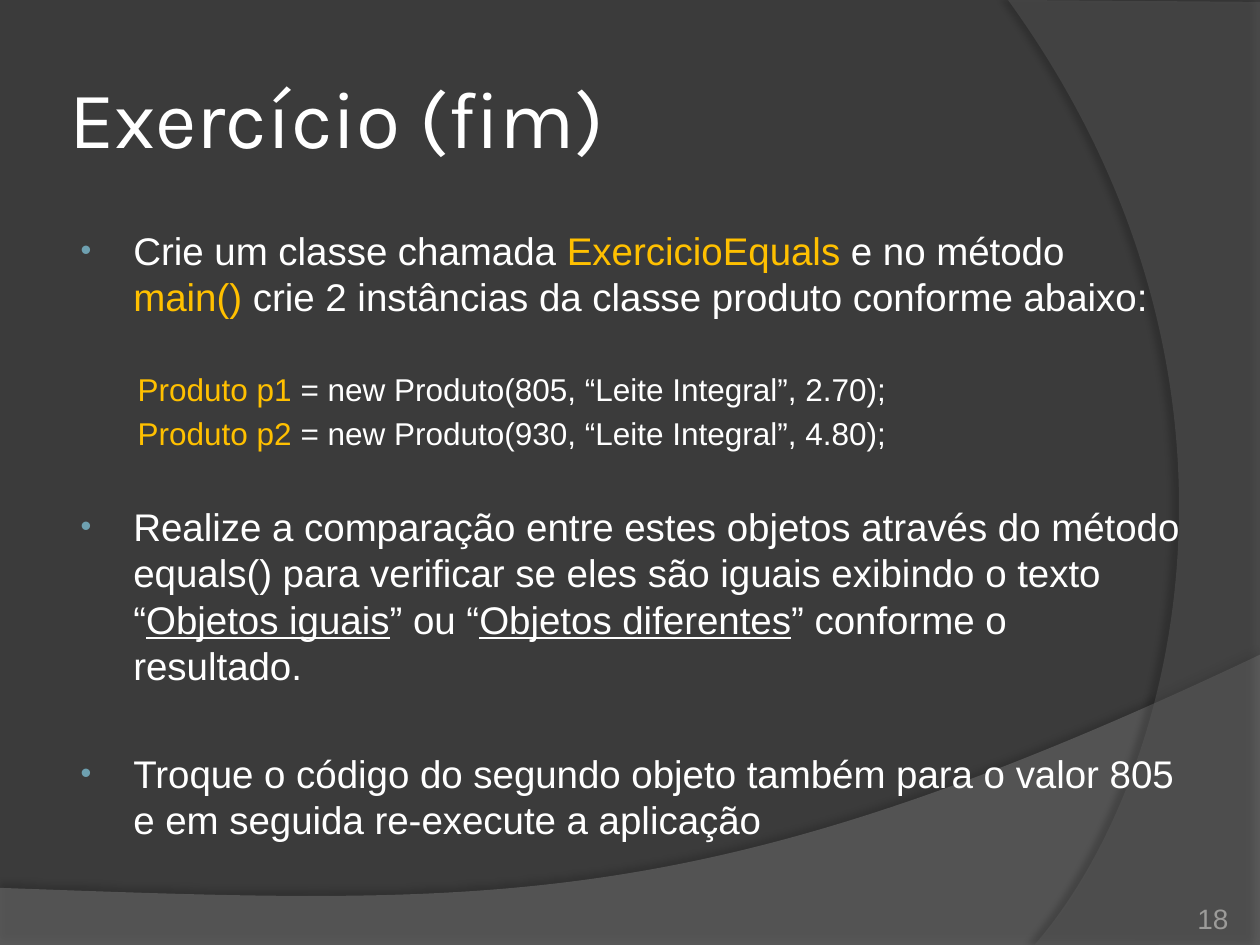
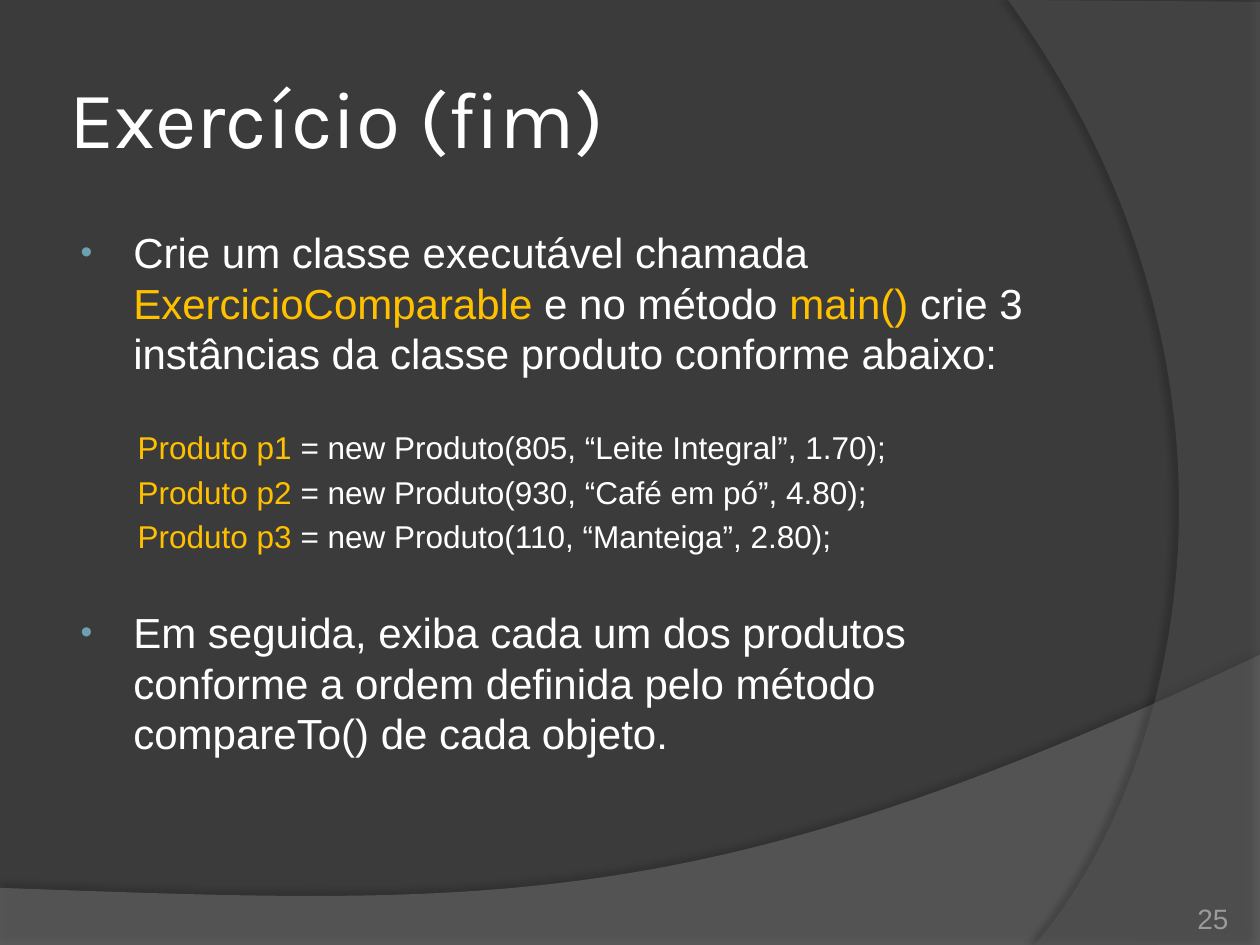
Before and after one commit to duchesqui/slzvieira-training, a slide deck: slide 25 of 2-Java-Programmer-Modulo-II/09.Capitulo03.pptx (slide 18 before the commit). Drawn at 1260x945 pixels with LibreOffice and Linux fonts; fonts in the diff are those of the drawing. Boxes give left, top, right and bottom in pixels: in the first picture for what was removed or moved away, otherwise in the second. Text is boxed around its words. In the diff, an @@ line names an element or a change of style, - is before the commit and + after.

```diff
--- a/2-Java-Programmer-Modulo-II/09.Capitulo03.pptx
+++ b/2-Java-Programmer-Modulo-II/09.Capitulo03.pptx
@@ text at (x1=133, y1=237, x2=1022, y2=758): text changed; size 22 to 24 pt @@
-• Crie um classe chamada ExercicioEquals e no método main() crie 2 instâncias da classe produto conforme abaixo:
-  Produto p1 = new Produto(805, “Leite Integral”, 2.70);
-  Produto p2 = new Produto(930, “Leite Integral”, 4.80);
-• Realize a comparação entre estes objetos através do método equals() para verificar se eles são iguais exibindo o texto “Objetos iguais” ou “Objetos diferentes” conforme o resultado.
-• Troque o código do segundo objeto também para o valor 805 e em seguida re-execute a aplicação
+• Crie um classe executável chamada ExercicioComparable e no método main() crie 3 instâncias da classe produto conforme abaixo:
+  Produto p1 = new Produto(805, “Leite Integral”, 1.70);
+  Produto p2 = new Produto(930, “Café em pó”, 4.80);
+  Produto p3 = new Produto(110, “Manteiga”, 2.80);
+• Em seguida, exiba cada um dos produtos conforme a ordem definida pelo método compareTo() de cada objeto.
@@ page number at (x1=1197, y1=910, x2=1228, y2=929): text changed @@
-18
+25
```
Also in this commit, not shown: 3 other slides changed, 7 slides added, 32 other files.
